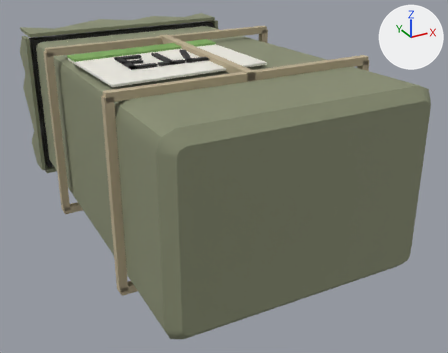
What one commit did to the glTF model assets/models/items/ammo_545_tracer.glb.
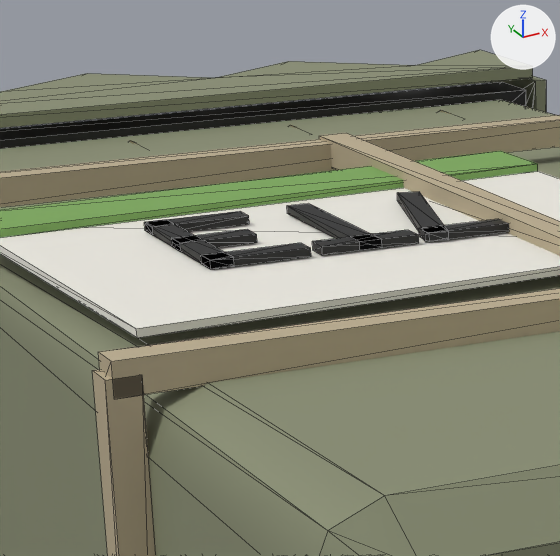
Each version is shown whole from a 50 mm lens placed at (-0.0531, -0.1178, 0.0438), pointed at (0.0068, -0.0089, -0.0107), then close up on the part from 17% to 49% of the width and 0% to 41% of the height. The axes (+X, +Y, +Z) are drawn at upper right. The lights are the same throughout. The first two pictures are the older version. The close-ups show mesh edges as thin lines. Vertices at exactly the same position are counted once.

In view in the first close-up: 'body'.
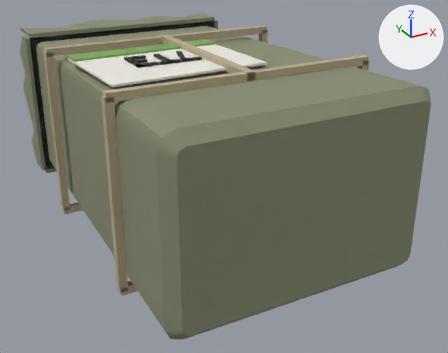
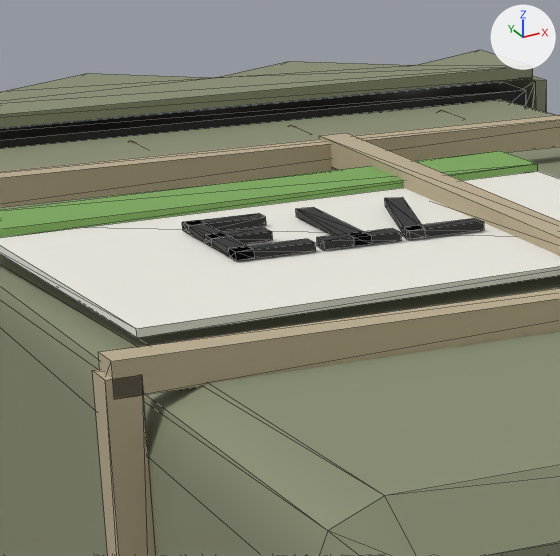
What the commit changed:
me_body has 1292 vertices, 2468 faces and spans x -0.0256..0.0256, y -0.0495..0.05, z -0.018..0.0181.
me_body is used by ob_body; location (0.0, 0.0, 0.0).
me_body part 1: the loose piece of 8 vertices spanning x -0.005..-0.0001, y -0.0168..-0.0157, z 0.0174..0.0178 is scaled about its middle by (0.8, 0.8, 1), then moved by (-0.0011, 0.0008, 0.0).
me_body part 2: the loose piece of 8 vertices spanning x -0.0051..-0.0015, y -0.017..-0.008, z 0.0174..0.0178 is scaled about its middle by (0.8, 0.8, 1), then moved by (-0.0009, 0.0, 0.0).
me_body part 3: the loose piece of 8 vertices spanning x -0.0104..-0.0056, y -0.0168..-0.0157, z 0.0174..0.0178 is scaled about its middle by (0.8, 0.8, 1), then moved by (0.0, 0.0007, 0.0).
me_body part 4: the loose piece of 8 vertices spanning x -0.0086..-0.0074, y -0.0168..-0.0082, z 0.0174..0.0178 is scaled about its middle by (0.8, 0.8, 1).
me_body part 5: the loose piece of 8 vertices spanning x -0.0159..-0.0121, y -0.0131..-0.0119, z 0.0174..0.0178 is scaled about its middle by (0.8, 0.8, 1), then moved by (0.0012, 0.0, 0.0).
me_body part 6: 20 of 1292 vertices moved; they spanned x -0.0159..-0.011, y -0.0168..-0.0082, z 0.0174..0.0178 and now span x -0.0143..-0.0104, y -0.0159..-0.009, z 0.0174..0.0178; mean shift (0.0011, 0.0, 0.0); largest move (-0.0159, -0.0168, 0.0174) -> (-0.0134, -0.0159, 0.0174).

Changed parts and their boxes [x1, y1, x2, y2] in the close-ups (560 x 556 px; the box of a moved part takes in the faces that stretch with it):
part 1 of me_body, moved or reshaped: before [419, 219, 509, 242]; after [402, 218, 484, 239]
part 2 of me_body, moved or reshaped: before [397, 192, 449, 241]; after [385, 197, 426, 239]
part 3 of me_body, moved or reshaped: before [312, 230, 419, 255]; after [317, 228, 401, 250]
part 4 of me_body, moved or reshaped: before [287, 203, 382, 250]; after [296, 207, 372, 246]
part 5 of me_body, moved or reshaped: before [172, 229, 257, 251]; after [205, 228, 273, 245]
part 6 of me_body, moved or reshaped: before [144, 211, 311, 269]; after [182, 213, 316, 261]
